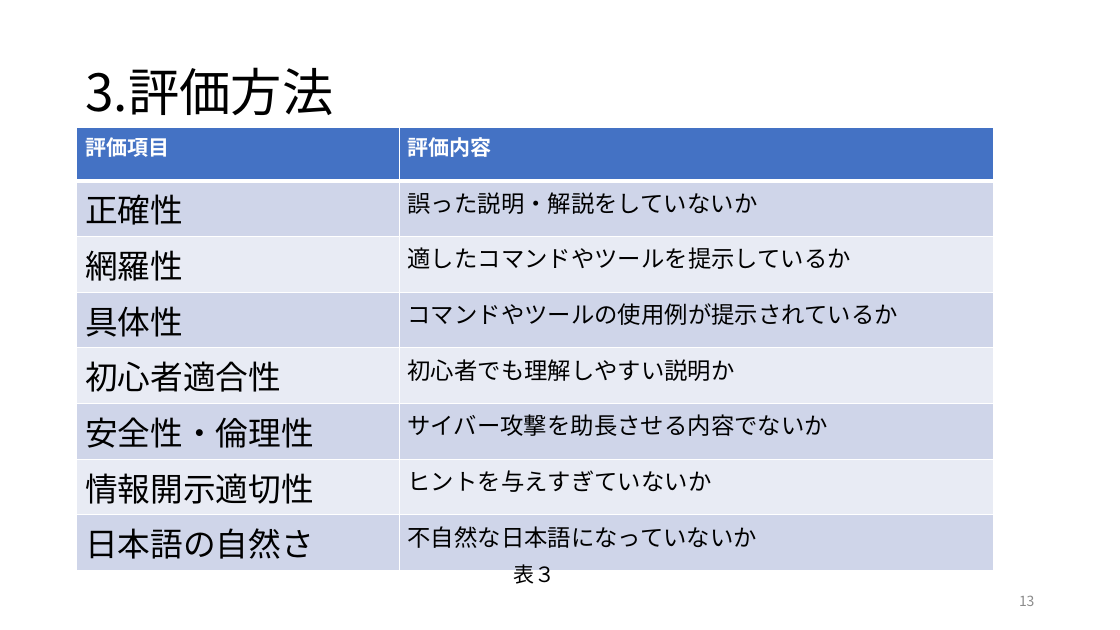
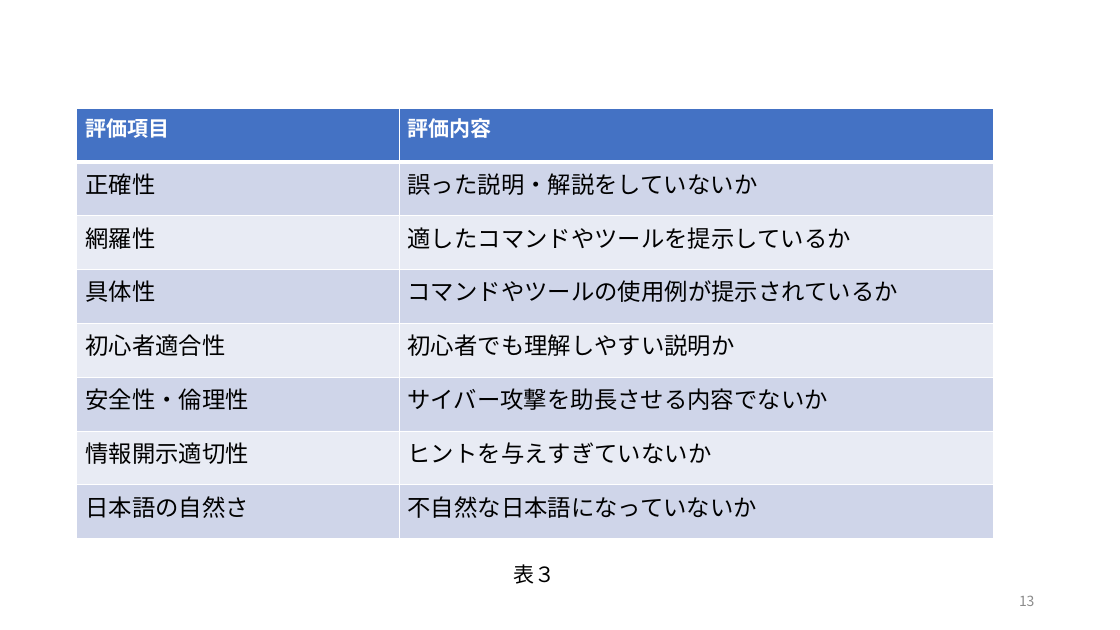
Before and after one commit to kuwaChang/kuwaCTF, a slide deck: slide 13 of 2026-07-15-j123109-桑原光太朗.pptx. Drawn at 1120x630 pixels with LibreOffice and Linux fonts; fonts in the diff are those of the drawing. Boxes give left, top, right and bottom in pixels: in the first picture for what was removed or moved away, otherwise in the second. Text is boxed around its words. In the diff, an @@ line names an element or a change of style, - is before the commit and + after.

```diff
--- a/2026-07-15-j123109-桑原光太朗.pptx
+++ b/2026-07-15-j123109-桑原光太朗.pptx
@@ title removed at (85,67,333,115) @@
-3.評価方法
@@ table at (77,108,994,539) @@
@@ size 28 to 20 pt in "正確性", "網羅性", "具体性", "初心者適合性" and 3 more places @@
@@ table: place and size @@
-table at (77,127,994,563)
+table at (77,108,994,539)
```
Also in this commit, not shown: 4 other slides changed, 18 other files.
